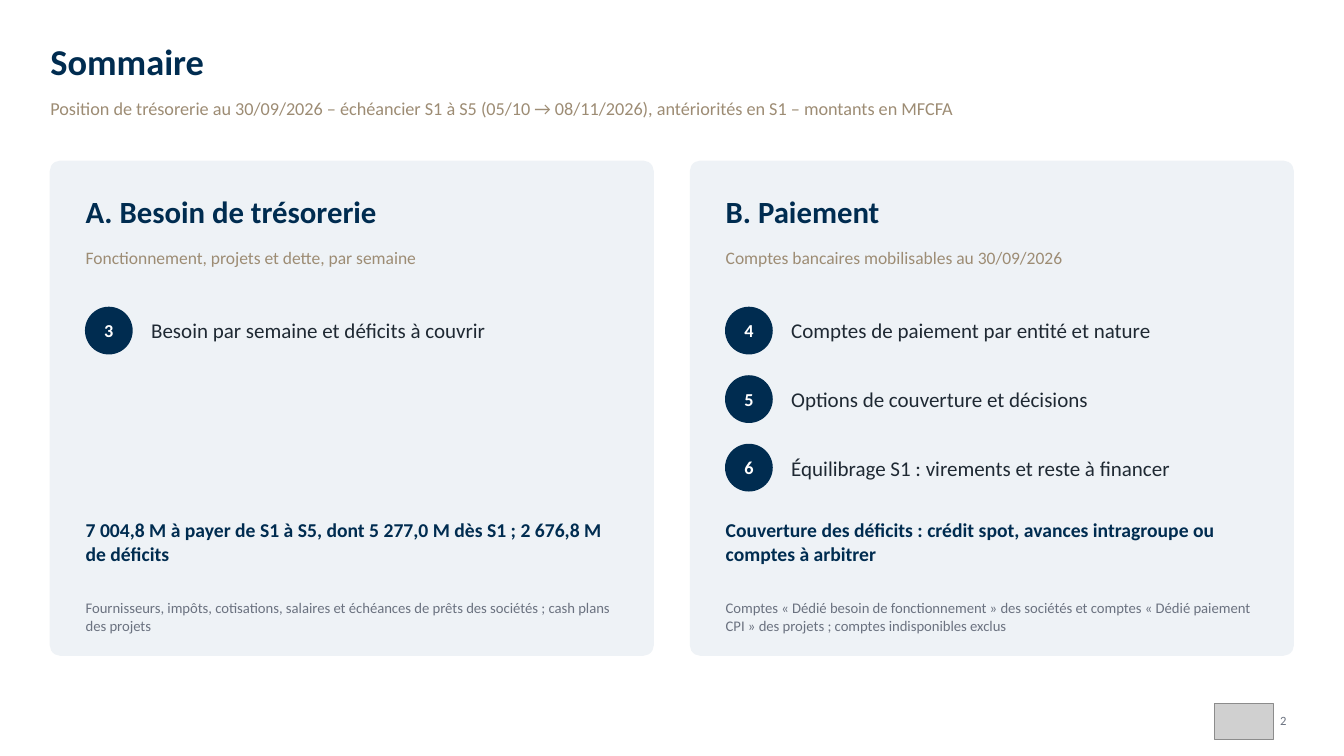
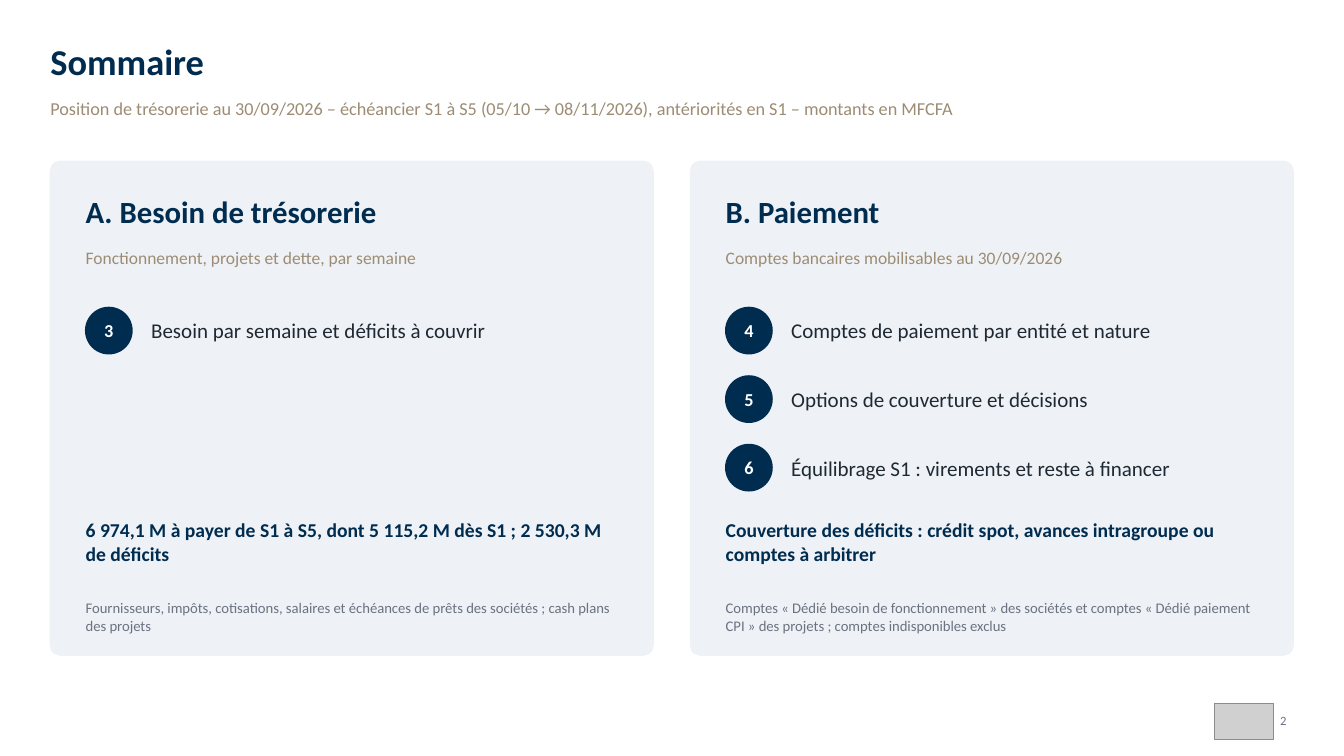
Before and after one commit to angehkouadio/claudeproject, a slide deck: slide 2 of RCI_Besoins_Tresorerie_Comptes_Paiement_30-09-2026.pptx. Drawn at 1344x756 pixels with LibreOffice and Linux fonts; fonts in the diff are those of the drawing; grey boxes stand for pictures. Boxes give left, top, right and bottom in pixels: in the first picture for what was removed or moved away, otherwise in the second. Text is boxed around its words. In the diff, an @@ line names an element or a change of style, - is before the commit and + after.

```diff
--- a/RCI_Besoins_Tresorerie_Comptes_Paiement_30-09-2026.pptx
+++ b/RCI_Besoins_Tresorerie_Comptes_Paiement_30-09-2026.pptx
@@ text at [86,523,601,561]: text changed @@
-7 004,8 M à payer de S1 à S5, dont 5 277,0 M dès S1 ; 2 676,8 M de déficits
+6 974,1 M à payer de S1 à S5, dont 5 115,2 M dès S1 ; 2 530,3 M de déficits
```
Also in this commit, not shown: 4 other slides changed, 2 other files.
